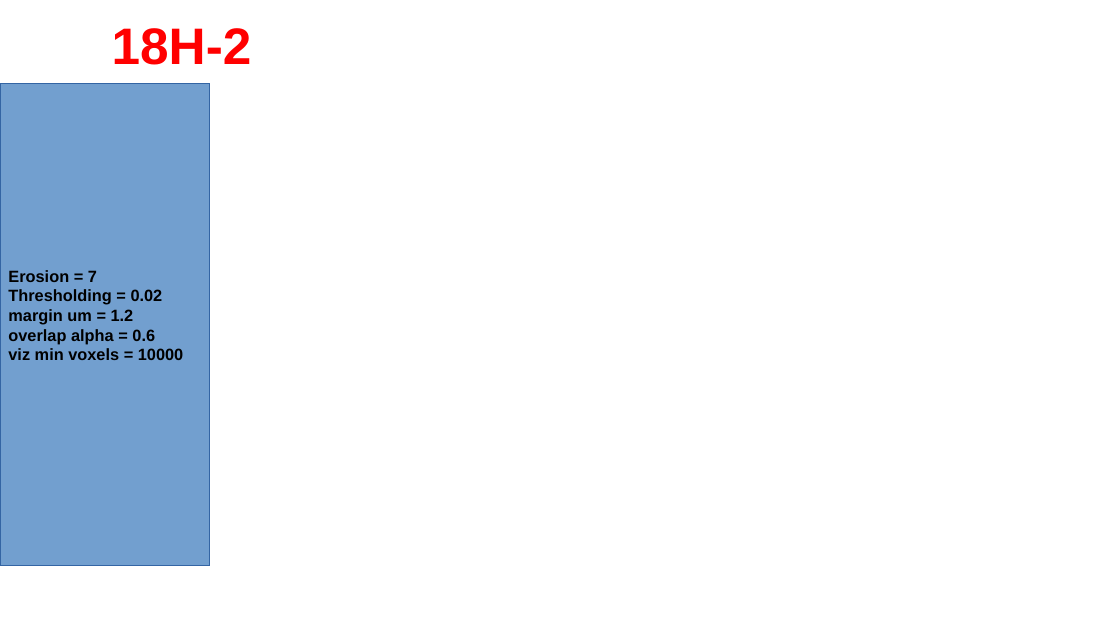
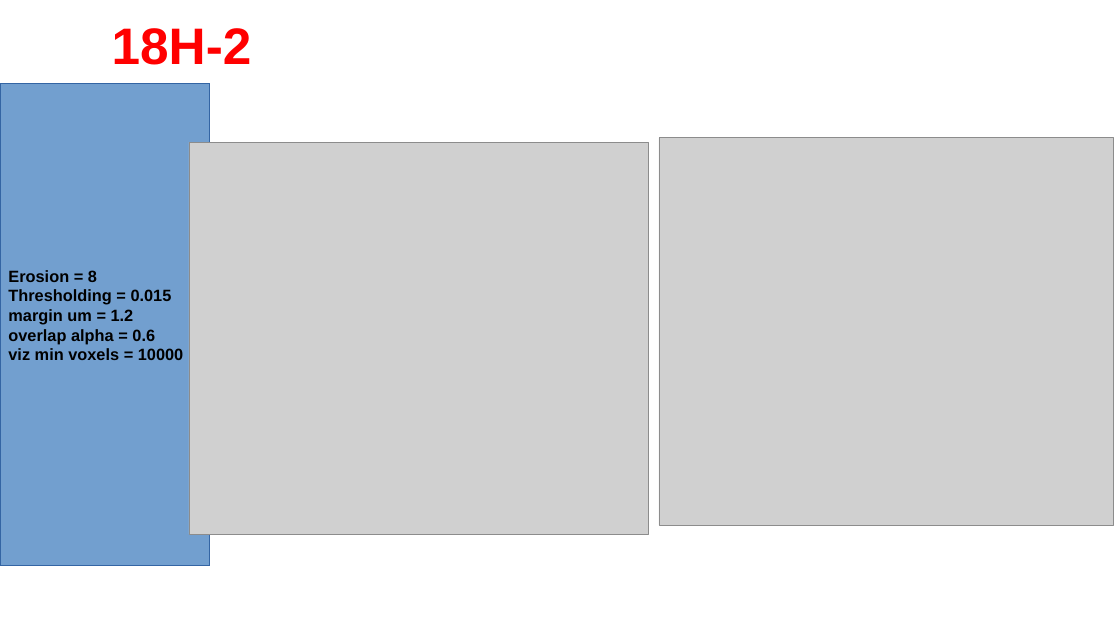
Before and after one commit to Nahuel88Ar/Lysosomes, a slide deck: slide 26 of 7-5-26.pptx. Drawn at 1120x630 pixels with LibreOffice and Linux fonts; fonts in the diff are those of the drawing; grey boxes stand for pictures; background and template pictures are left out. Boxes give left, top, right and bottom in pixels: in the first picture for what was removed or moved away, otherwise in the second. Text is boxed around its words. In the diff, an @@ line names an element or a change of style, - is before the commit and + after.

```diff
--- a/7-5-26.pptx
+++ b/7-5-26.pptx
@@ picture added at (x1=189, y1=142, x2=649, y2=534) @@
@@ picture added at (x1=659, y1=138, x2=1113, y2=525) @@
@@ text in rectangle at (x1=8, y1=270, x2=172, y2=305): text changed @@
-Erosion = 7
-Thresholding = 0.02
+Erosion = 8
+Thresholding = 0.015
```
Also in this commit, not shown: 5 other slides changed.
